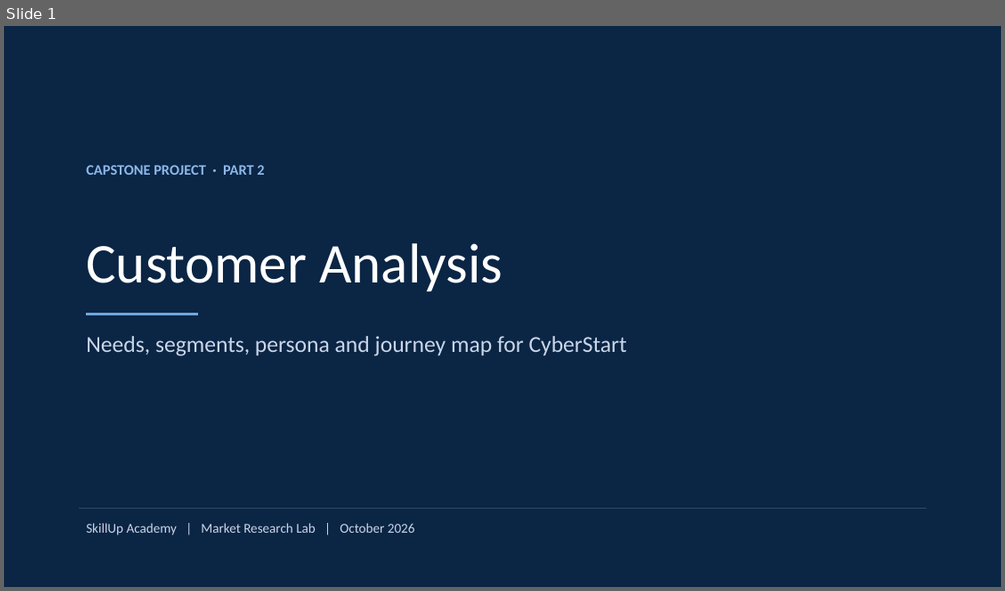
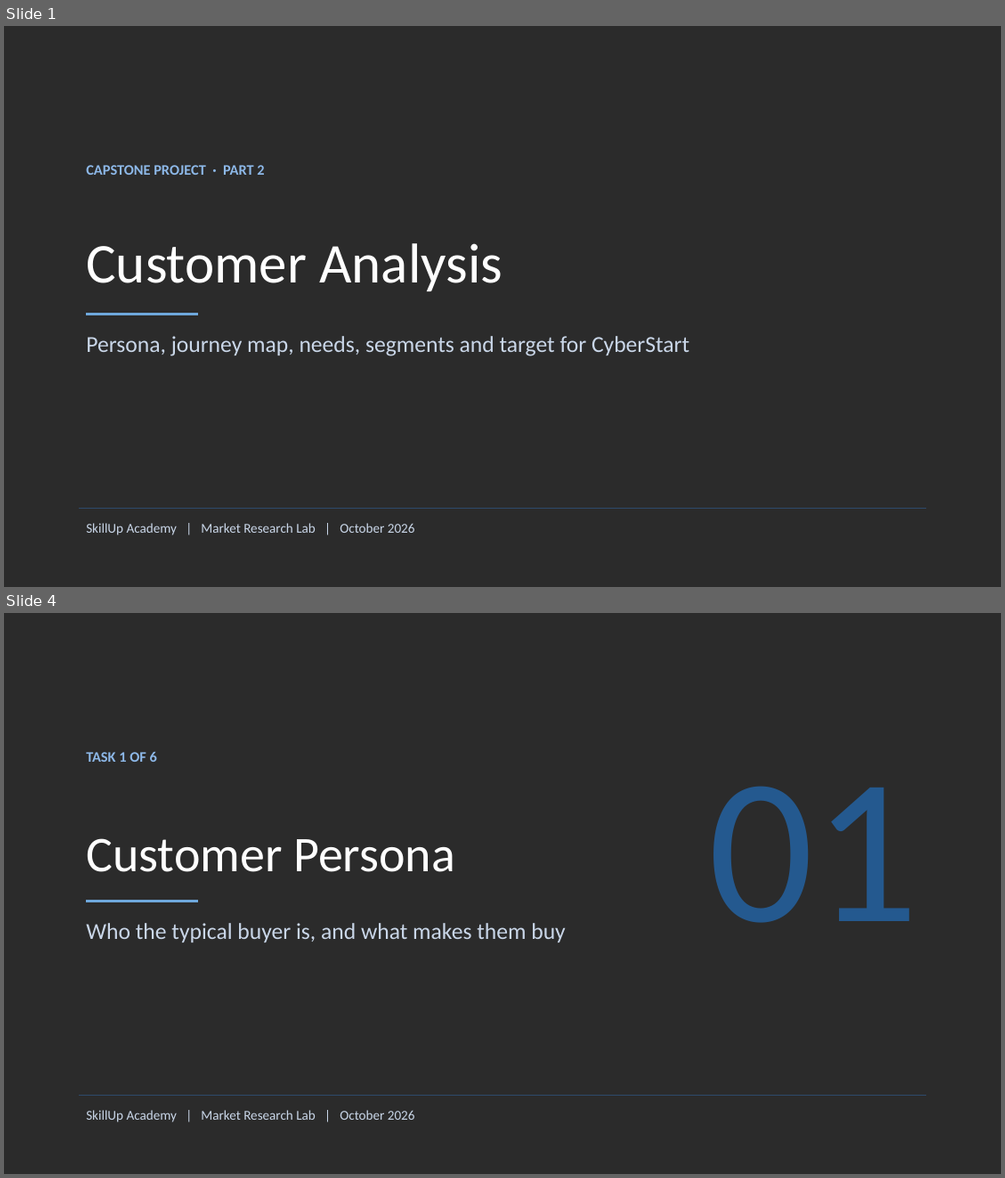
Before and after one commit to BadboyVee/BlackHoleeee, a slide deck: capstone/Customer_Analysis.pptx. Shown one above the other, each under a label of ours: slide 1 before the commit, slides 1 and 4 after it; the slides between them are not shown. The pictures are 1005x591 and 1005x1178 pixels, drawn with LibreOffice and Linux fonts; fonts in the diff are those of the drawing; background and template pictures are left out; a plain dark background stands for a picture behind light text. Boxes give left, top, right and bottom in pixels: in the first picture for what was removed or moved away, otherwise in the second. Text is boxed around its words. In the diff, an @@ line names an element or a change of style, - is before the commit and + after.

```diff
--- a/capstone/Customer_Analysis.pptx
+++ b/capstone/Customer_Analysis.pptx
@@ slide 4 added at <box>4,613,1001,1174</box>, background picture (left out) @@
@@ text added at <box>86,752,157,762</box>, 14 pt, text #8DB8E8, bold @@
+TASK 1 OF 6
@@ text added at <box>708,787,918,923</box>, 200 pt, text #24598F @@
+01
@@ title added at <box>86,838,455,872</box>, 48 pt, text #FFFFFF @@
+Customer Persona
@@ line added from (86, 900) to (198, 900), #6FA8DC 2.5 pt @@
@@ subtitle added at <box>86,923,565,942</box>, 22 pt, text #C9D6E8 @@
+Who the typical buyer is, and what makes them buy
@@ line added from (79, 1095) to (926, 1095), #2E4A6B 1 pt @@
@@ text added at <box>86,1110,415,1122</box>, 13 pt, text #C9D6E8 @@
+SkillUp Academy | Market Research Lab | October 2026
@@ slide 1 changed as well @@
@@ background #0B2545 to picture (left out) @@
@@ subtitle at <box>86,336,689,356</box>: text changed @@
-Needs, segments, persona and journey map for CyberStart
+Persona, journey map, needs, segments and target for CyberStart
```
Also in this commit, not shown: 14 other slides changed, 6 other slides added, 2 slides removed, 8 other files.
